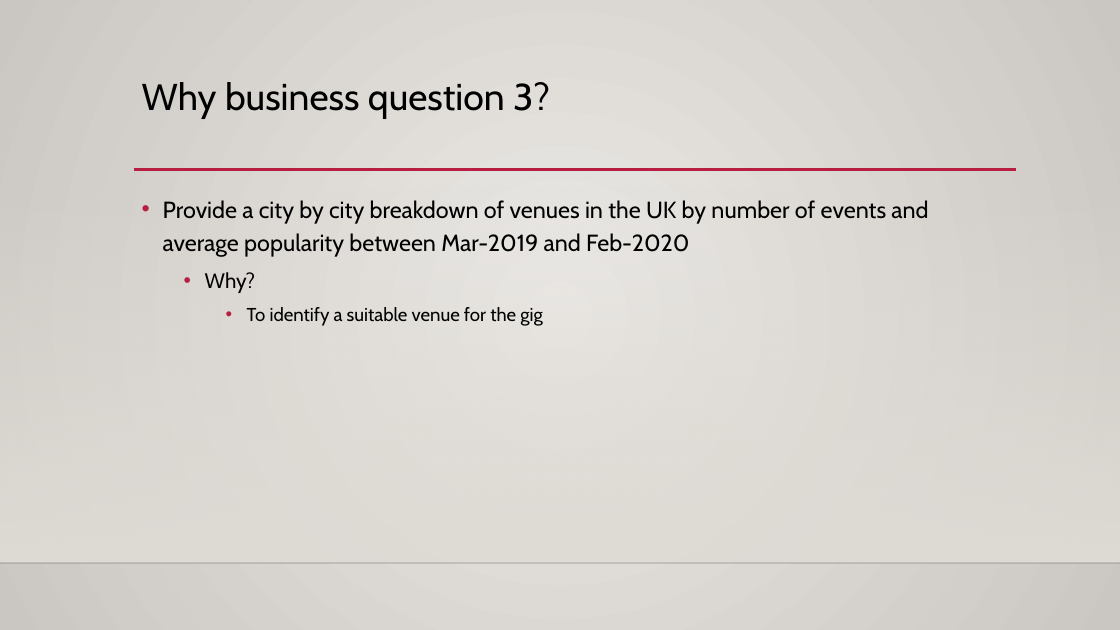
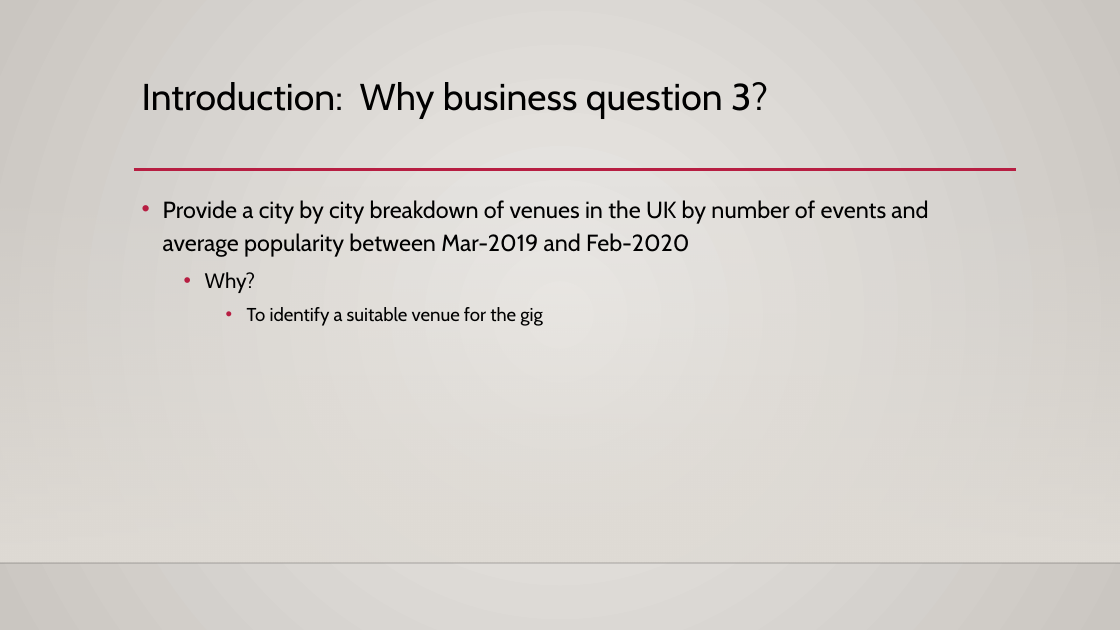
Before and after one commit to mahyarshu/Gigalytics, a slide deck: slide 12 of documents/Presentation/Innovators.pptx. Drawn at 1120x630 pixels with LibreOffice and Linux fonts; fonts in the diff are those of the drawing; background and template pictures are left out. Boxes give left, top, right and bottom in pixels: in the first picture for what was removed or moved away, otherwise in the second. Text is boxed around its words. In the diff, an @@ line names an element or a change of style, - is before the commit and + after.

```diff
--- a/documents/Presentation/Innovators.pptx
+++ b/documents/Presentation/Innovators.pptx
@@ title at [142,82,768,118]: text changed @@
-Why business question 3?
+Introduction: Why business question 3?
```
Also in this commit, not shown: 16 other slides changed, 1 slide added, 1 slide removed.
